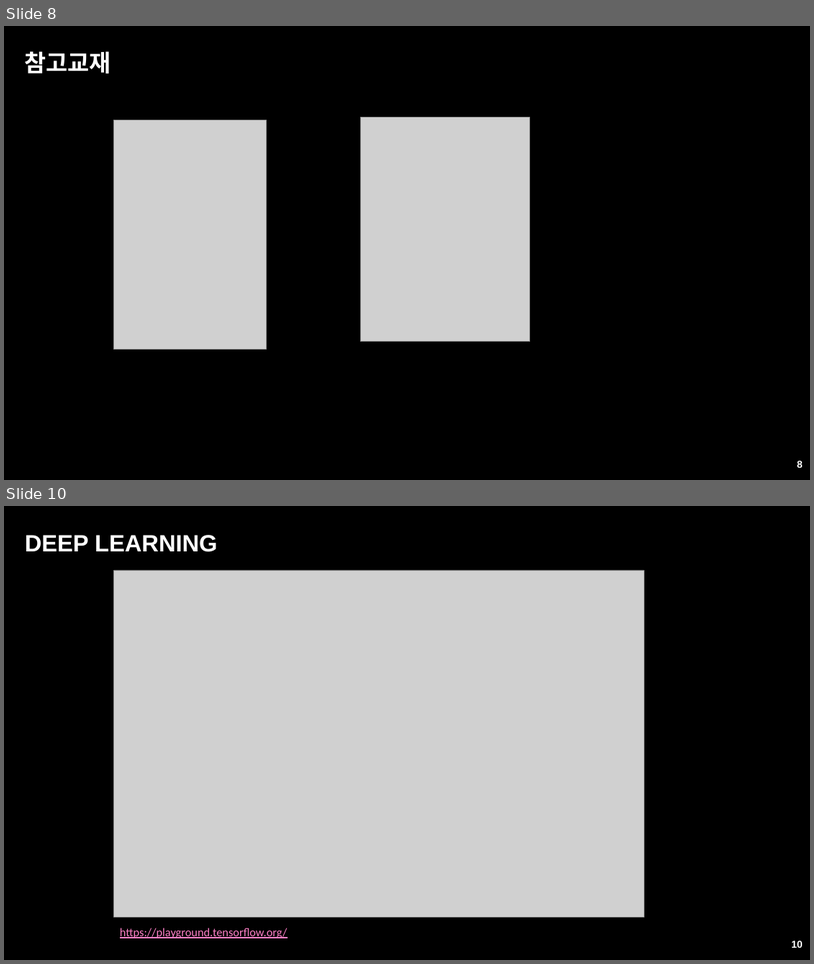
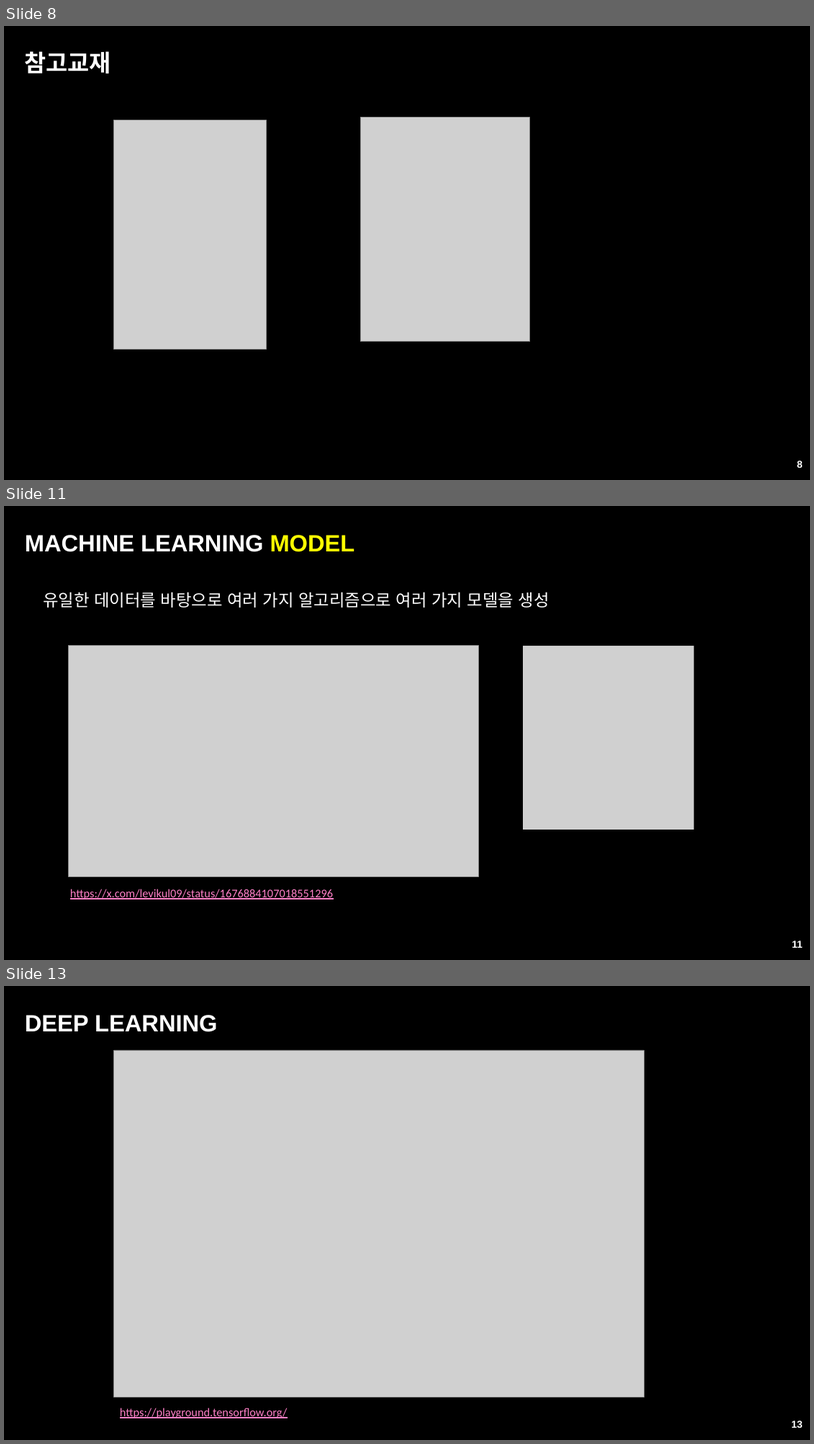
Before and after one commit to ancestor9/24_fall_Big-Data-Processing-coding-, a slide deck: 빅데이터처리.pptx. Shown one above the other, each under a label of ours: slides 8 and 10 before the commit, slides 8, 11 and 13 after it; the slides between them are not shown. The pictures are 814x964 and 814x1444 pixels, drawn with LibreOffice and Linux fonts; fonts in the diff are those of the drawing; grey boxes stand for pictures; background and template pictures are left out. Boxes give left, top, right and bottom in pixels: in the first picture for what was removed or moved away, otherwise in the second. Text is boxed around its words. In the diff, an @@ line names an element or a change of style, - is before the commit and + after.

```diff
--- a/빅데이터처리.pptx
+++ b/빅데이터처리.pptx
@@ slide 11 added at [4,506,810,960], background picture (left out) @@
@@ title added at [25,535,355,552], 28 pt, text #FFFFFF, bold @@
+MACHINE LEARNING MODEL
@@ text added at [43,592,550,608], 20 pt, text #FFFFFF @@
+유일한 데이터를 바탕으로 여러 가지 알고리즘으로 여러 가지 모델을 생성
@@ picture added at [68,646,478,876] @@
@@ picture added at [524,646,695,830] @@
@@ text added at [70,888,333,899], 14 pt, text #FE80C7, underline @@
+https://x.com/levikul09/status/1676884107018551296
@@ page number added at [792,940,803,947], 12 pt, text #FFFFFF, bold @@
+11
@@ what was slide 10 is now slide 13 @@
@@ page number at [792,1420,803,1427]: text changed @@
-10
+13
```
Also in this commit, not shown: 3 other slides added, 1 slide removed.
